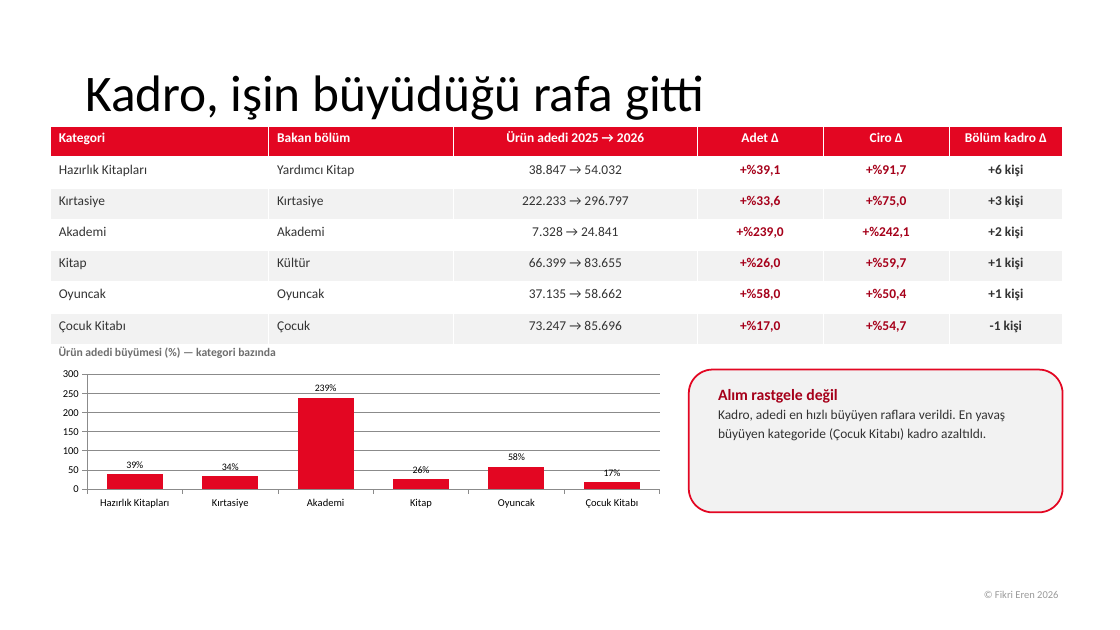
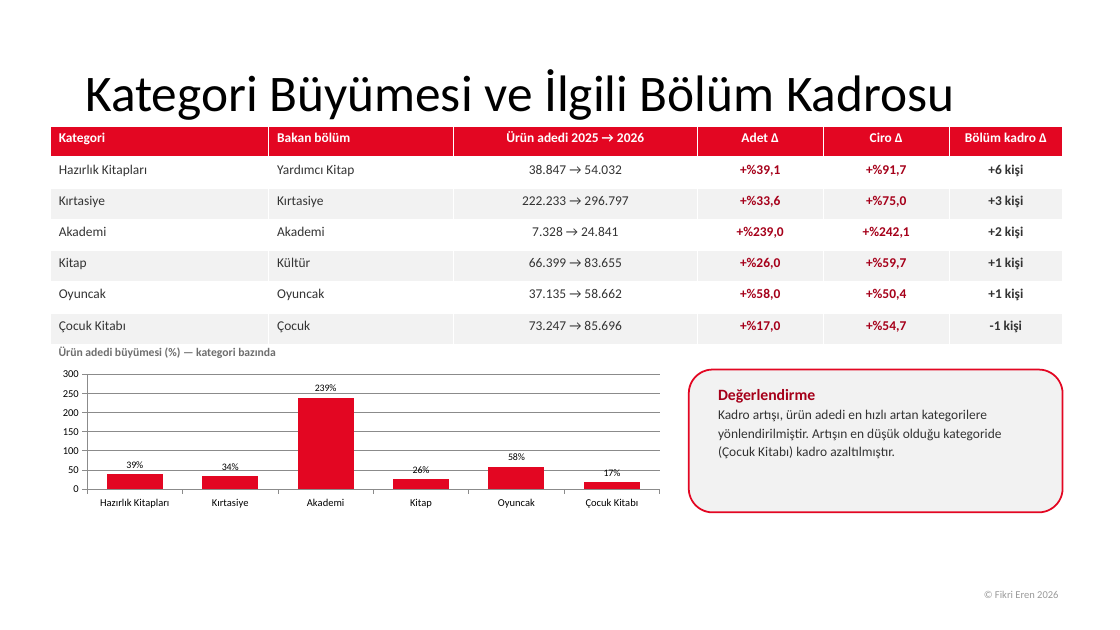
Before and after one commit to fikrierenn/pusula, a slide deck: slide 12 of briefings/sezon-kadro-20260902/sunum-kadro-sezon2026.pptx (slide 15 before the commit). Drawn at 1120x630 pixels with LibreOffice and Linux fonts; fonts in the diff are those of the drawing; background and template pictures are left out. Boxes give left, top, right and bottom in pixels: in the first picture for what was removed or moved away, otherwise in the second. Text is boxed around its words. In the diff, an @@ line names an element or a change of style, - is before the commit and + after.

```diff
--- a/briefings/sezon-kadro-20260902/sunum-kadro-sezon2026.pptx
+++ b/briefings/sezon-kadro-20260902/sunum-kadro-sezon2026.pptx
@@ title at (x1=85, y1=69, x2=954, y2=120): text changed @@
-Kadro, işin büyüdüğü rafa gitti
+Kategori Büyümesi ve İlgili Bölüm Kadrosu
@@ text at (x1=718, y1=389, x2=1001, y2=458): text changed @@
-Alım rastgele değil
-Kadro, adedi en hızlı büyüyen raflara verildi. En yavaş büyüyen kategoride (Çocuk Kitabı) kadro azaltıldı.
+Değerlendirme
+Kadro artışı, ürün adedi en hızlı artan kategorilere yönlendirilmiştir. Artışın en düşük olduğu kategoride (Çocuk Kitabı) kadro azaltılmıştır.
```
Also in this commit, not shown: 14 other slides changed, 3 slides removed, 1 other file.
